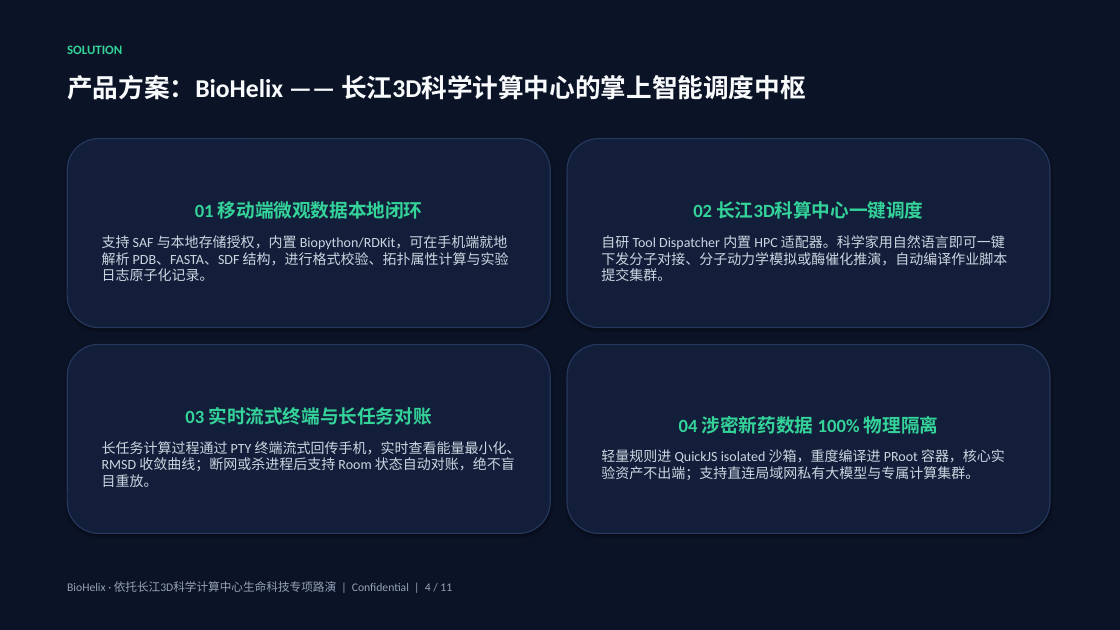
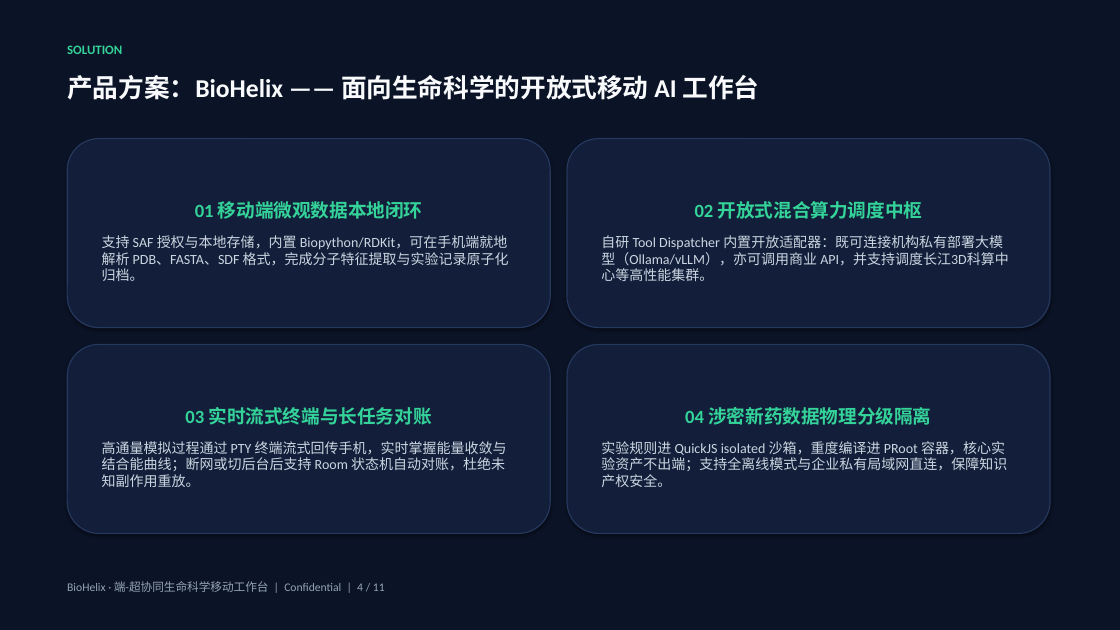
Before and after one commit to dollarser/helix-agent, a slide deck: slide 4 of docs/product/BioHelix_商业计划书_路演版.pptx. Drawn at 1120x630 pixels with LibreOffice and Linux fonts; fonts in the diff are those of the drawing. Boxes give left, top, right and bottom in pixels: in the first picture for what was removed or moved away, otherwise in the second. Text is boxed around its words. In the diff, an @@ line names an element or a change of style, - is before the commit and + after.

```diff
--- a/docs/product/BioHelix_商业计划书_路演版.pptx
+++ b/docs/product/BioHelix_商业计划书_路演版.pptx
@@ text at <box>67,75,759,100</box>: text changed @@
-产品方案：BioHelix —— 长江3D科学计算中心的掌上智能调度中枢
+产品方案：BioHelix —— 面向生命科学的开放式移动 AI 工作台
@@ text in rounded rectangle at <box>601,201,1009,281</box>: text changed @@
-02 长江3D科算中心一键调度
-自研 Tool Dispatcher 内置 HPC 适配器。科学家用自然语言即可一键下发分子对接、分子动力学模拟或酶催化推演，自动编译作业脚本提交集群。
+02 开放式混合算力调度中枢
+自研 Tool Dispatcher 内置开放适配器：既可连接机构私有部署大模型（Ollama/vLLM），亦可调用商业 API，并支持调度长江3D科算中心等高性能集群。
@@ text in rounded rectangle at <box>102,235,509,281</box>: text changed @@
-支持 SAF 与本地存储授权，内置 Biopython/RDKit，可在手机端就地解析 PDB、FASTA、SDF 结构，进行格式校验、拓扑属性计算与实验日志原子化记录。
+支持 SAF 授权与本地存储，内置 Biopython/RDKit，可在手机端就地解析 PDB、FASTA、SDF 格式，完成分子特征提取与实验记录原子化归档。
@@ text in rounded rectangle at <box>601,407,1007,487</box>: text changed @@
-04 涉密新药数据 100% 物理隔离
-轻量规则进 QuickJS isolated 沙箱，重度编译进 PRoot 容器，核心实验资产不出端；支持直连局域网私有大模型与专属计算集群。
+04 涉密新药数据物理分级隔离
+实验规则进 QuickJS isolated 沙箱，重度编译进 PRoot 容器，核心实验资产不出端；支持全离线模式与企业私有局域网直连，保障知识产权安全。
@@ text in rounded rectangle at <box>102,441,507,487</box>: text changed @@
-长任务计算过程通过 PTY 终端流式回传手机，实时查看能量最小化、RMSD 收敛曲线；断网或杀进程后支持 Room 状态自动对账，绝不盲目重放。
+高通量模拟过程通过 PTY 终端流式回传手机，实时掌握能量收敛与结合能曲线；断网或切后台后支持 Room 状态机自动对账，杜绝未知副作用重放。
@@ text at <box>67,581,385,592</box>: text changed @@
-BioHelix · 依托长江3D科学计算中心生命科技专项路演 | Confidential | 4 / 11
+BioHelix · 端-超协同生命科学移动工作台 | Confidential | 4 / 11
```
Also in this commit, not shown: 10 other slides changed, 2 other files.
